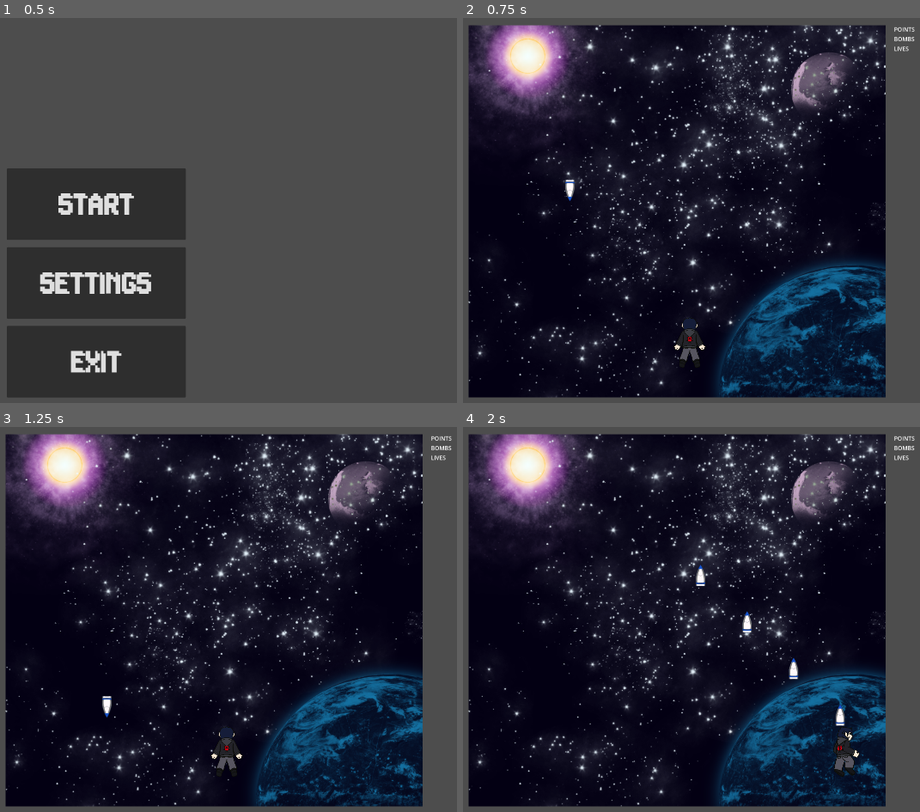
Above: before the commit, frames 1-4 (two rows, left to right).
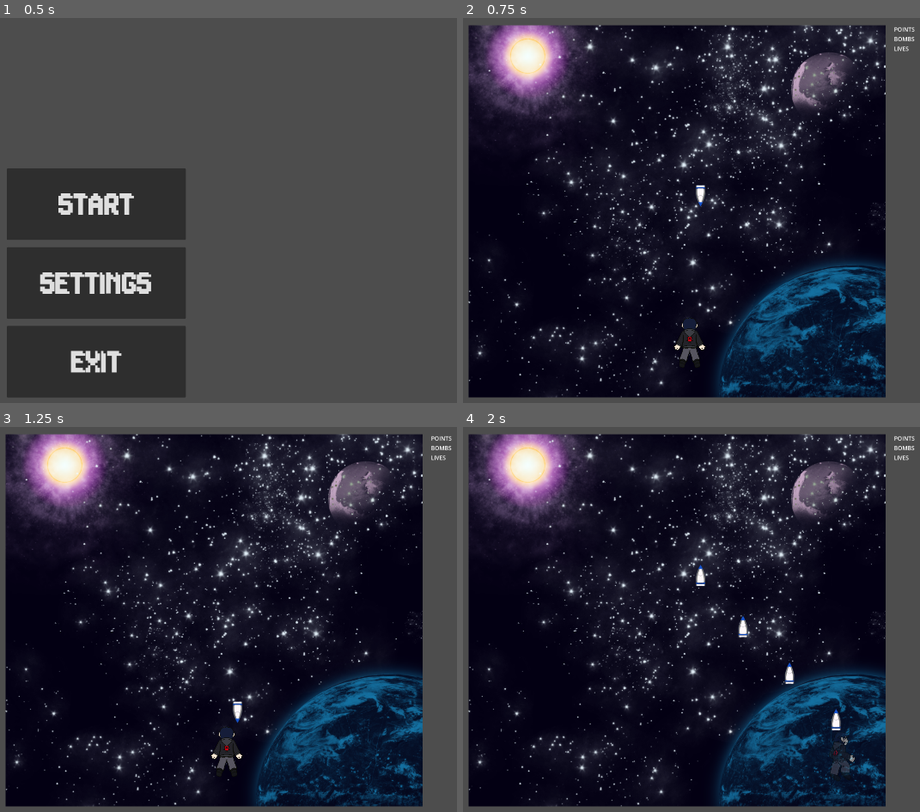
Above: after the commit, the same moments.

Repository: TresSims/Nickel2Danmaku
Game: Godot game, scene res://Levels/MainMenu/MainMenu.tscn
Same seed, same stepped clock (60 frames per second), same inputs: the game is played once before the commit and once after it.
Inputs:
- Up to frame 1 (0.5 s): no input
- Up to frame 2 (0.75 s): click "Settings" at 0.5 s
- Up to frame 3 (1.25 s): no input
- Up to frame 4 (2 s): hold Right (right) from 1.28 s (still down); hold Z (fire) from 1.28 s (still down)

Frame 1 is identical in both runs. In frame 2, 0.2% of the frame differs, in the area x 22-54%, y 41-49%; in frame 3, 0.2%; in frame 4, 0.8%, in the area x 60-87%, y 47-92%.

Commit message:
Basic player projectiles

Diff:
--- a/Actors/Bullets/Bullet_Bet/Bullet.tscn
+++ b/Actors/Bullets/Bullet_Bet/Bullet.tscn
@@ -1,21 +1,5 @@
-[gd_scene load_steps=5 format=3 uid="uid://b2h3e6bx7qio6"]
+[gd_scene load_steps=2 format=3 uid="uid://b2h3e6bx7qio6"]
 
-[ext_resource type="Script" path="res://Actors/Bullets/Bullet_Bet/Bullet_Bet.gd" id="1_w75sq"]
-[ext_resource type="Texture2D" uid="uid://j68uhr3qwh0m" path="res://Actors/Bullets/BulletSS.png" id="2_7dc1l"]
+[ext_resource type="PackedScene" uid="uid://boin44n7dwfxx" path="res://Actors/Bullets/Bullet/Bullet.tscn" id="1_v2qin"]
 
-[sub_resource type="AtlasTexture" id="AtlasTexture_pt0ts"]
-atlas = ExtResource("2_7dc1l")
-region = Rect2(0, 64, 64, 64)
-
-[sub_resource type="RectangleShape2D" id="RectangleShape2D_701d8"]
-size = Vector2(64, 20)
-
-[node name="Bullet" type="RigidBody2D"]
-collision_mask = 0
-script = ExtResource("1_w75sq")
-
-[node name="Sprite2D" type="Sprite2D" parent="."]
-texture = SubResource("AtlasTexture_pt0ts")
-
-[node name="CollisionShape2D" type="CollisionShape2D" parent="."]
-shape = SubResource("RectangleShape2D_701d8")
+[node name="Bullet" instance=ExtResource("1_v2qin")]
--- a/Actors/Bullets/Bullet_Glitch/Bullet.tscn
+++ b/Actors/Bullets/Bullet_Glitch/Bullet.tscn
@@ -1,21 +1,7 @@
-[gd_scene load_steps=5 format=3 uid="uid://i2wxkb52pjt5"]
+[gd_scene load_steps=3 format=3 uid="uid://i2wxkb52pjt5"]
 
+[ext_resource type="PackedScene" uid="uid://boin44n7dwfxx" path="res://Actors/Bullets/Bullet/Bullet.tscn" id="1_eax78"]
 [ext_resource type="Script" path="res://Actors/Bullets/Bullet_Glitch/Bullet_Glitch.gd" id="1_t27af"]
-[ext_resource type="Texture2D" uid="uid://j68uhr3qwh0m" path="res://Actors/Bullets/BulletSS.png" id="2_7dc1l"]
 
-[sub_resource type="AtlasTexture" id="AtlasTexture_pt0ts"]
-atlas = ExtResource("2_7dc1l")
-region = Rect2(0, 0, 64, 64)
-
-[sub_resource type="RectangleShape2D" id="RectangleShape2D_701d8"]
-size = Vector2(64, 20)
-
-[node name="Bullet" type="RigidBody2D"]
-collision_mask = 0
+[node name="Bullet" instance=ExtResource("1_eax78")]
 script = ExtResource("1_t27af")
-
-[node name="Sprite2D" type="Sprite2D" parent="."]
-texture = SubResource("AtlasTexture_pt0ts")
-
-[node name="CollisionShape2D" type="CollisionShape2D" parent="."]
-shape = SubResource("RectangleShape2D_701d8")
--- a/Levels/Level1/Level1.tscn
+++ b/Levels/Level1/Level1.tscn
@@ -109,7 +109,7 @@
 position = Vector2(618, 885)
 
 [node name="Bullet" parent="HBoxContainer/VBoxContainer/Sprite2D" instance=ExtResource("3_aelcu")]
-position = Vector2(284, 362)
+position = Vector2(649, 377)
 
 [node name="VBoxContainer2" type="VBoxContainer" parent="HBoxContainer"]
 layout_direction = 2
